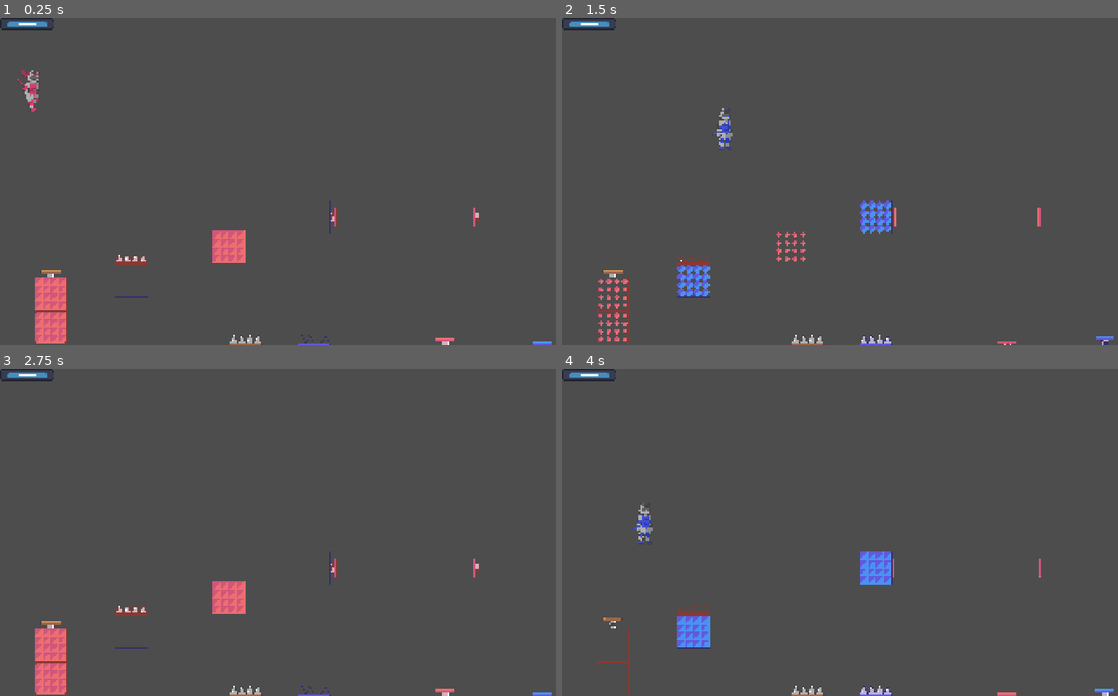
Above: before the commit, frames 1-4 (two rows, left to right).
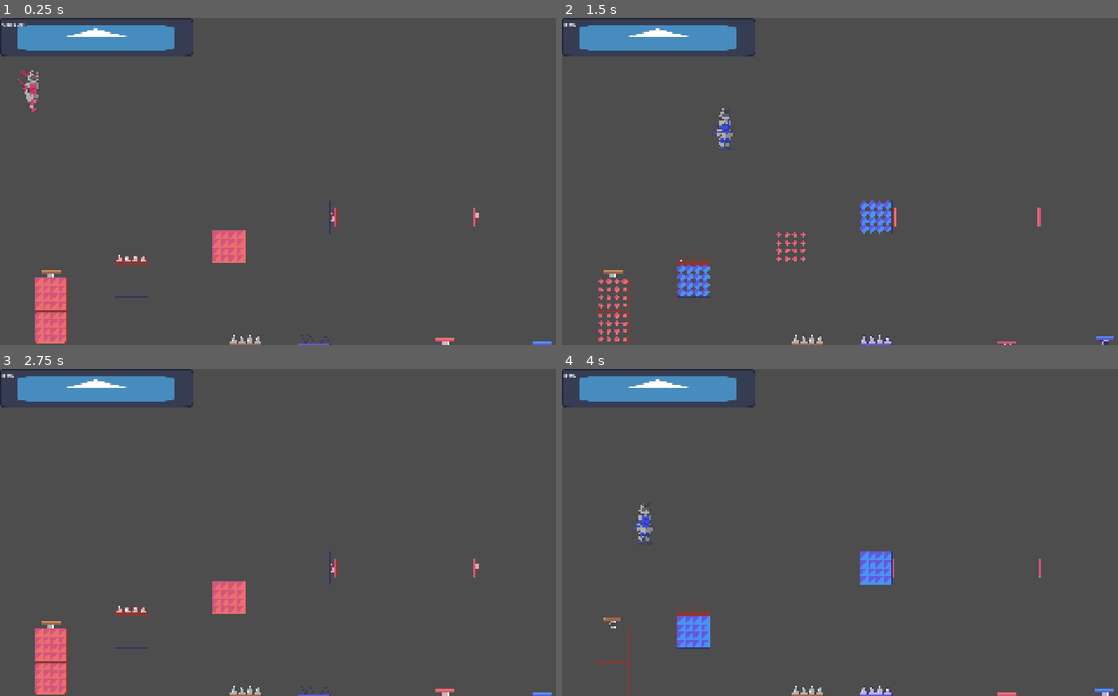
Above: after the commit, the same moments.

Repository: MatheoBrassart/The-Adventure-of-Beep-n-Boo-p
Game: Godot game, scene res://scenes/levels/level_test.tscn
Same seed, same stepped clock (60 frames per second), same inputs: the game is played once before the commit and once after it. The engine's default icon, where the game draws it, is replaced by a stand-in: a white triangle on a blue panel in a dark square.
Inputs:
- Up to frame 1 (0.25 s): no input
- Up to frame 2 (1.5 s): hold D (move_right) from 0.53 s (still down); tap Space (jump) at 0.6, 0.77, 1.07 s; tap Shift (switch_character) at 1.35 s
- Up to frame 3 (2.75 s): tap Space (jump) at 1.52, 1.55, 1.82, 2.1 s; release D (move_right) at 2.03 s; hold A (move_left) from 2.03 s (still down)
- Up to frame 4 (4 s): tap Enter at 2.75 s; release A (move_left) at 2.78 s; hold D (move_right) from 2.78 s (still down); tap Shift (switch_character) at 2.85 s; tap Space (jump) at 3.02, 3.05, 3.32, 3.6, 3.77 s

The runs differ from the first frame. In frame 1, 2.4% of the frame differs, in the area x 0-35%, y 0-12%; in frame 2, 2.4%; in frame 3, 2.4%; in frame 4, 2.4%.

Commit message:
Continuing dialogue system

Diff:
--- a/the-adventure-of-beep-n'-boop/dialogues/dialogue_system.tscn
+++ b/the-adventure-of-beep-n'-boop/dialogues/dialogue_system.tscn
@@ -1,33 +1,85 @@
-[gd_scene load_steps=3 format=3 uid="uid://i20mbmoid2qo"]
+[gd_scene load_steps=6 format=3 uid="uid://i20mbmoid2qo"]
 
 [ext_resource type="Texture2D" uid="uid://desbr1erhdkrq" path="res://icon.svg" id="1_1eml3"]
 [ext_resource type="Script" uid="uid://b261dh5plxltd" path="res://scripts/dialogue_system.gd" id="1_xnnjv"]
 
-[node name="dialogueSystem" type="CanvasLayer"]
+[sub_resource type="Animation" id="Animation_xnnjv"]
+resource_name = "scroll"
+tracks/0/type = "value"
+tracks/0/imported = false
+tracks/0/enabled = true
+tracks/0/path = NodePath("Message:visible_ratio")
+tracks/0/interp = 1
+tracks/0/loop_wrap = true
+tracks/0/keys = {
+"times": PackedFloat32Array(0, 1),
+"transitions": PackedFloat32Array(1, 1),
+"update": 0,
+"values": [0.0, 1.0]
+}
+
+[sub_resource type="Animation" id="Animation_v4n8t"]
+length = 0.001
+tracks/0/type = "value"
+tracks/0/imported = false
+tracks/0/enabled = true
+tracks/0/path = NodePath("Message:visible_ratio")
+tracks/0/interp = 1
+tracks/0/loop_wrap = true
+tracks/0/keys = {
+"times": PackedFloat32Array(0),
+"transitions": PackedFloat32Array(1),
+"update": 0,
+"values": [0.0]
+}
+
+[sub_resource type="AnimationLibrary" id="AnimationLibrary_v4n8t"]
+_data = {
+&"RESET": SubResource("Animation_v4n8t"),
+&"scroll": SubResource("Animation_xnnjv")
+}
+
+[node name="dialogueSystem" type="Control"]
+layout_mode = 3
+anchors_preset = 0
 script = ExtResource("1_xnnjv")
 
-[node name="NinePatchRect" type="NinePatchRect" parent="."]
-offset_right = 180.0
-offset_bottom = 40.0
+[node name="CanvasLayer" type="CanvasLayer" parent="."]
+
+[node name="NinePatchRect" type="NinePatchRect" parent="CanvasLayer"]
+offset_right = 640.0
+offset_bottom = 128.0
 texture = ExtResource("1_1eml3")
 patch_margin_left = 12
 patch_margin_top = 12
 patch_margin_right = 11
 patch_margin_bottom = 12
 
-[node name="Character" type="RichTextLabel" parent="NinePatchRect"]
+[node name="Character" type="RichTextLabel" parent="CanvasLayer/NinePatchRect"]
 layout_mode = 0
-offset_left = 9.0
-offset_right = 49.0
-offset_bottom = 12.0
+offset_left = 8.0
+offset_top = 8.0
+offset_right = 128.0
+offset_bottom = 32.0
 bbcode_enabled = true
-
-[node name="Message" type="RichTextLabel" parent="NinePatchRect"]
-layout_mode = 0
-offset_left = 9.0
-offset_top = 15.0
-offset_right = 176.0
-offset_bottom = 36.0
-bbcode_enabled = true
+text = "Character"
 scroll_active = false
 visible_characters_behavior = 1
+
+[node name="Message" type="RichTextLabel" parent="CanvasLayer/NinePatchRect"]
+layout_mode = 0
+offset_left = 8.0
+offset_top = 40.0
+offset_right = 632.0
+offset_bottom = 120.0
+bbcode_enabled = true
+text = "Message"
+scroll_active = false
+visible_characters = 0
+visible_characters_behavior = 1
+visible_ratio = 0.0
+
+[node name="AnimationPlayer" type="AnimationPlayer" parent="CanvasLayer/NinePatchRect"]
+libraries = {
+&"": SubResource("AnimationLibrary_v4n8t")
+}
--- a/the-adventure-of-beep-n'-boop/scripts/dialogue_system.gd
+++ b/the-adventure-of-beep-n'-boop/scripts/dialogue_system.gd
@@ -1,7 +1,23 @@
-extends CanvasLayer
+extends Control
 
-@onready var characterRichTextLabel: RichTextLabel = $NinePatchRect/Character
-@onready var messageRichTextLabel: RichTextLabel = $NinePatchRect/Message
+@onready var characterRichTextLabel: RichTextLabel = $CanvasLayer/NinePatchRect/Character
+@onready var messageRichTextLabel: RichTextLabel = $CanvasLayer/NinePatchRect/Message
 
-func ChangeTextbox():
-	pass
+var numberOfCharacters: float = 0
+
+@onready var animation_player: AnimationPlayer = $CanvasLayer/NinePatchRect/AnimationPlayer
+
+var DIALOGUE_LIST: Dictionary = {
+	"BeepReveil1" = {"Character": "Beep", "Message": "..."},
+	"BeepReveil2" = {"Character": "Beep", "Message": "Qu... Qu’est-ce qu’il se passe ? Y’a quelqu'un ?"}
+}
+func _process(_delta: float) -> void:
+
+	if Input.is_action_just_pressed("jump"):
+		characterRichTextLabel.text = DIALOGUE_LIST["BeepReveil1"]["Character"]
+		messageRichTextLabel.text = DIALOGUE_LIST["BeepReveil1"]["Message"]
+
+		numberOfCharacters = DIALOGUE_LIST["BeepReveil1"]["Message"].length()
+
+		animation_player.speed_scale = 1 + (numberOfCharacters / 2)
+		animation_player.play("scroll")
